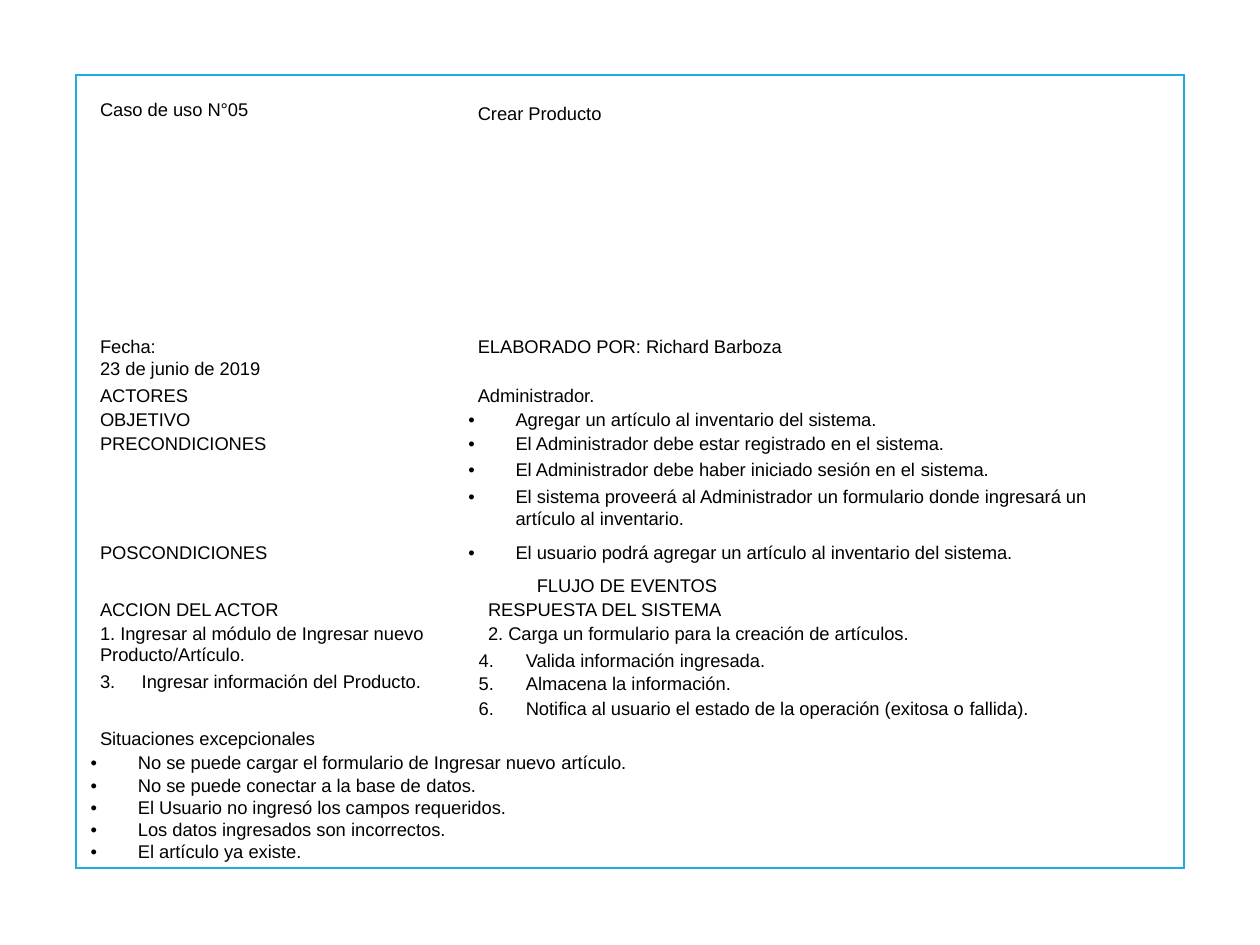
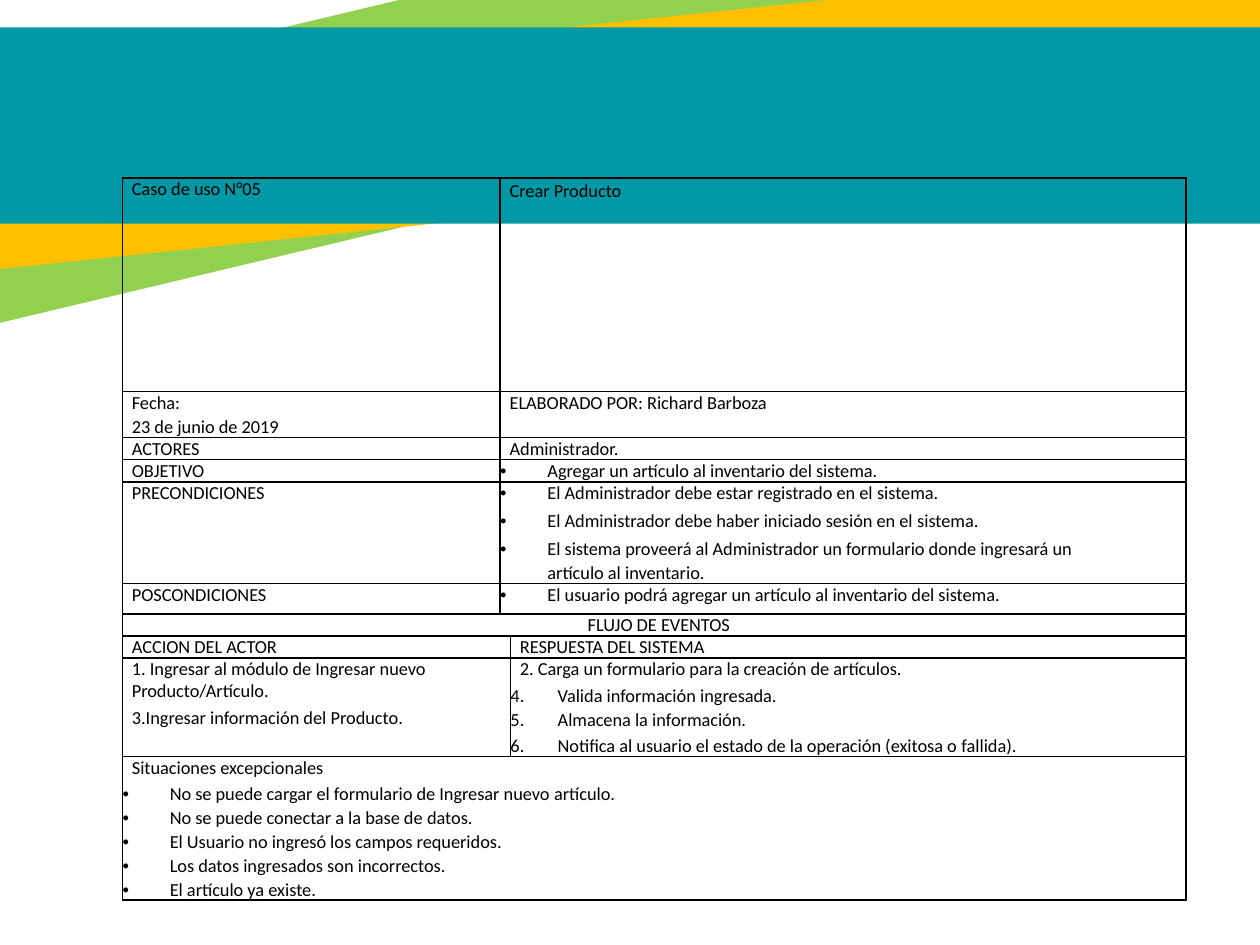
Before and after one commit to jackas779/proyecto, a slide deck: slide 24 of Presentación - Proyecto.pptx. Drawn at 1260x945 pixels with LibreOffice and Linux fonts; fonts in the diff are those of the drawing; background and template pictures are left out. Boxes give left, top, right and bottom in pixels: in the first picture for what was removed or moved away, otherwise in the second. Text is boxed around its words. In the diff, an @@ line names an element or a change of style, - is before the commit and + after.

```diff
--- a/Presentación - Proyecto.pptx
+++ b/Presentación - Proyecto.pptx
@@ rectangle added at (0,0,1260,387), fill #92D050 @@
@@ rectangle added at (0,0,1260,283), fill #FFC000 @@
@@ rectangle added at (0,28,1260,224), fill #0099A5 @@
@@ rectangle removed at (77,74,1184,868) @@
@@ table at (122,178,1186,905) @@
-row 9, column 1: 1. Ingresar al módulo de Ingresar nuevo Producto/Artículo. / 3. Ingresar información del Producto.
+row 9, column 1: 1. Ingresar al módulo de Ingresar nuevo Producto/Artículo. / 3.Ingresar información del Producto.
@@ font Arial to Calibri @@
@@ table: place and size @@
-table at (91,100,1154,883)
+table at (122,178,1186,905)
```
Also in this commit, not shown: 24 other slides changed, 4 slides added, 3 slides removed.
